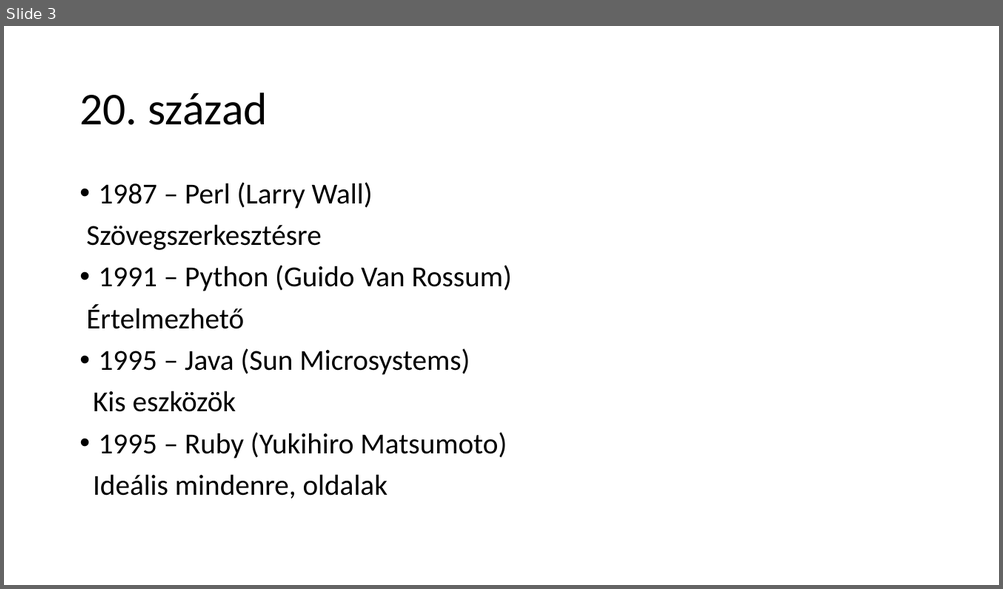
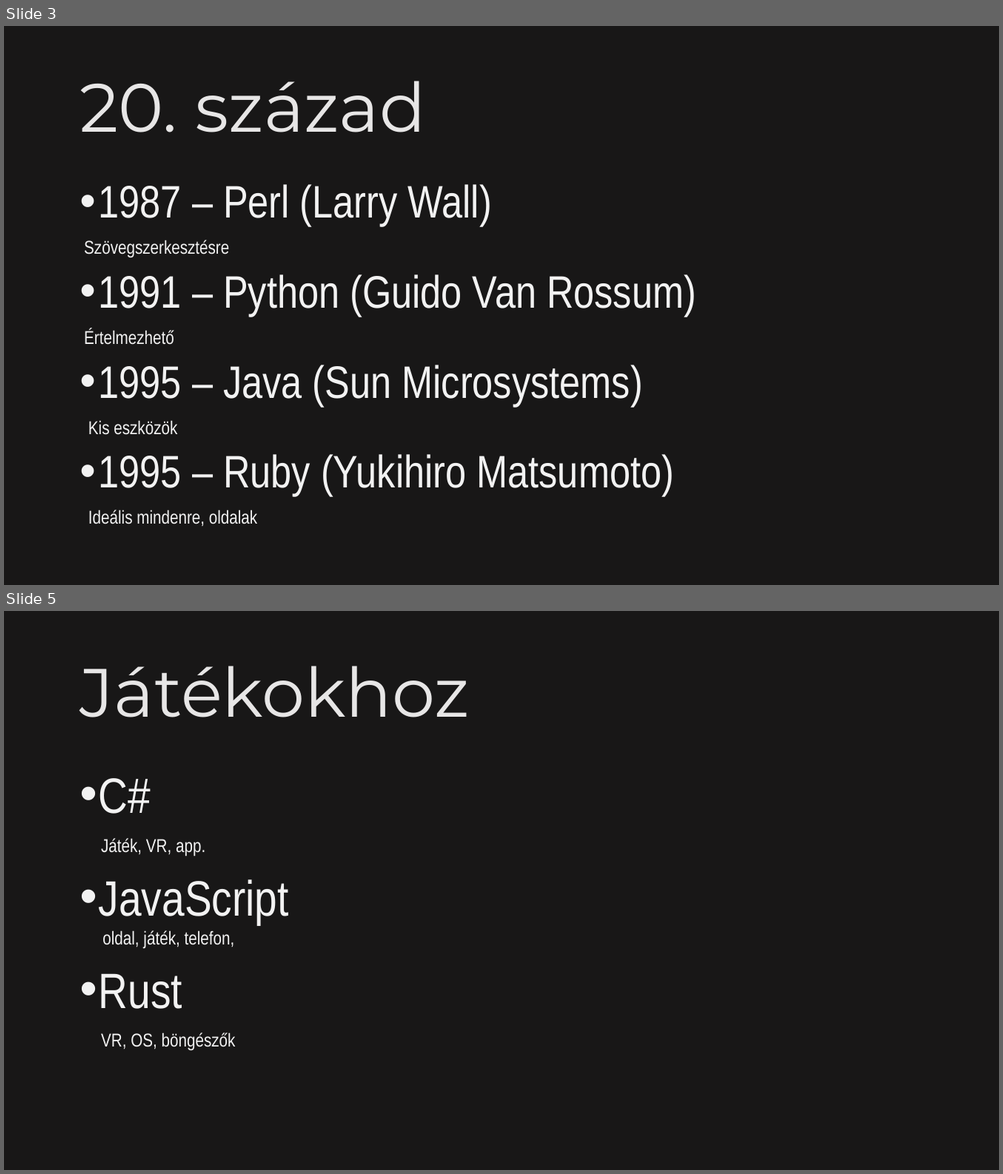
Before and after one commit to PiciMadar/IKTproba01, a slide deck: szakmaivalamiigen.pptx. Shown one above the other, each under a label of ours: slide 3 before the commit, slides 3 and 5 after it; the slides between them are not shown. The pictures are 1003x589 and 1003x1174 pixels, drawn with LibreOffice and Linux fonts; fonts in the diff are those of the drawing. Boxes give left, top, right and bottom in pixels: in the first picture for what was removed or moved away, otherwise in the second. Text is boxed around its words. In the diff, an @@ line names an element or a change of style, - is before the commit and + after.

Commit message:
Folytattam a PPTt
Hozzáadtam minden szépet.

```diff
--- a/szakmaivalamiigen.pptx
+++ b/szakmaivalamiigen.pptx
@@ slide 5 added at (4, 611, 999, 1170), background #181717 @@
@@ title added at (79, 666, 469, 718), 66 pt, text #E7E6E6 @@
+Játékokhoz
@@ text added at (99, 778, 289, 1051), 18 pt, text #F2F2F2 @@
+• C#
+Játék, VR, app.
+• JavaScript
+  oldal, játék, telefon,
+• Rust
+VR, OS, böngészők
@@ slide 3 changed as well @@
@@ background #FFFFFF to #181717 @@
@@ title "20. század" at (79, 81, 426, 133): size 44 to 66 pt, font Calibri to Montserrat, text colour #000000 to #E7E6E6 @@
@@ text "1987 – Perl (Larry Wall)" at (84, 184, 696, 527): size 28 to 44 pt in "1987 – Perl (Larry Wall)", "1991 – Python (Guido Van Rossum)", "1995 – Java (Sun Microsystems)", "1995 – Ruby (Yukihiro Matsumoto)"; font Calibri to Arial Narrow, text colour #000000 to #F2F2F2; size 28 to 18 pt in "Szövegszerkesztésre", "Értelmezhető", "Kis eszközök", "Ideális mindenre, oldalak" @@
```
Also in this commit, not shown: 2 other slides changed, 6 other slides added, 7 slides removed.
